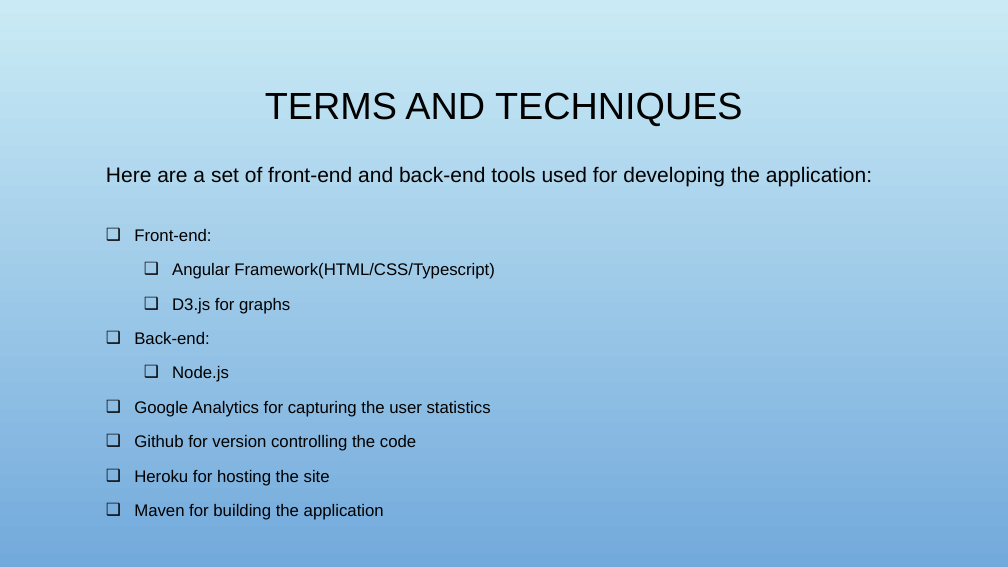
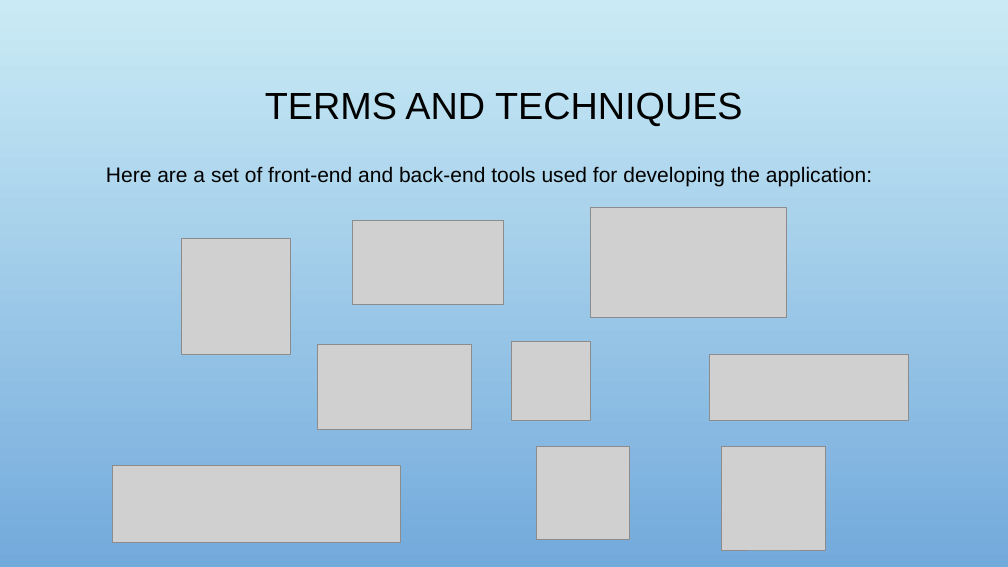
Before and after one commit to RaviTeja444/health-wellness, a slide deck: slide 10 of docs/presentation/Walk_Tracker.pptx. Drawn at 1008x567 pixels with LibreOffice and Linux fonts; fonts in the diff are those of the drawing; grey boxes stand for pictures; background and template pictures are left out. Boxes give left, top, right and bottom in pixels: in the first picture for what was removed or moved away, otherwise in the second. Text is boxed around its words. In the diff, an @@ line names an element or a change of style, - is before the commit and + after.

Commit message:
Adding technologies logo to the slides

```diff
--- a/docs/presentation/Walk_Tracker.pptx
+++ b/docs/presentation/Walk_Tracker.pptx
@@ picture added at (591, 207, 786, 317) @@
@@ text at (134, 229, 494, 520): paragraphs removed @@
-❑ Front-end:
-  ❑ Angular Framework(HTML/CSS/Typescript)
-  ❑ D3.js for graphs
-❑ Back-end:
-  ❑ Node.js
-❑ Google Analytics for capturing the user statistics
-❑ Github for version controlling the code
-❑ Heroku for hosting the site
-❑ Maven for building the application
@@ picture added at (181, 238, 290, 354) @@
@@ picture added at (352, 221, 504, 304) @@
@@ picture added at (317, 345, 471, 430) @@
@@ picture added at (511, 342, 591, 421) @@
@@ picture added at (709, 354, 908, 420) @@
@@ picture added at (537, 447, 630, 540) @@
@@ picture added at (722, 447, 826, 551) @@
@@ picture added at (113, 465, 401, 542) @@
```
Also in this commit, not shown: 9 other files.
